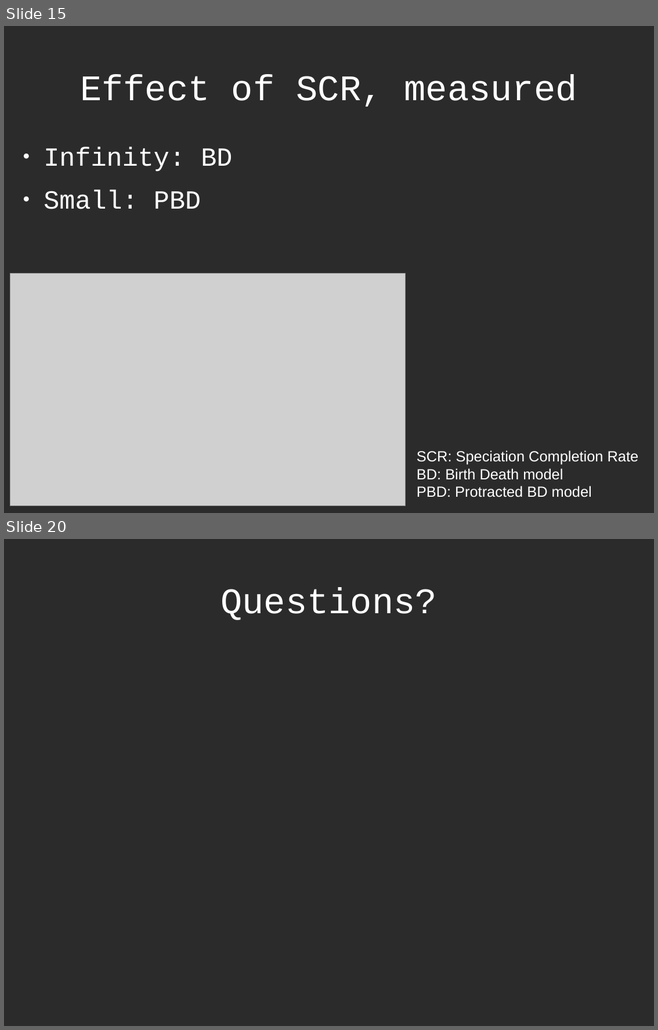
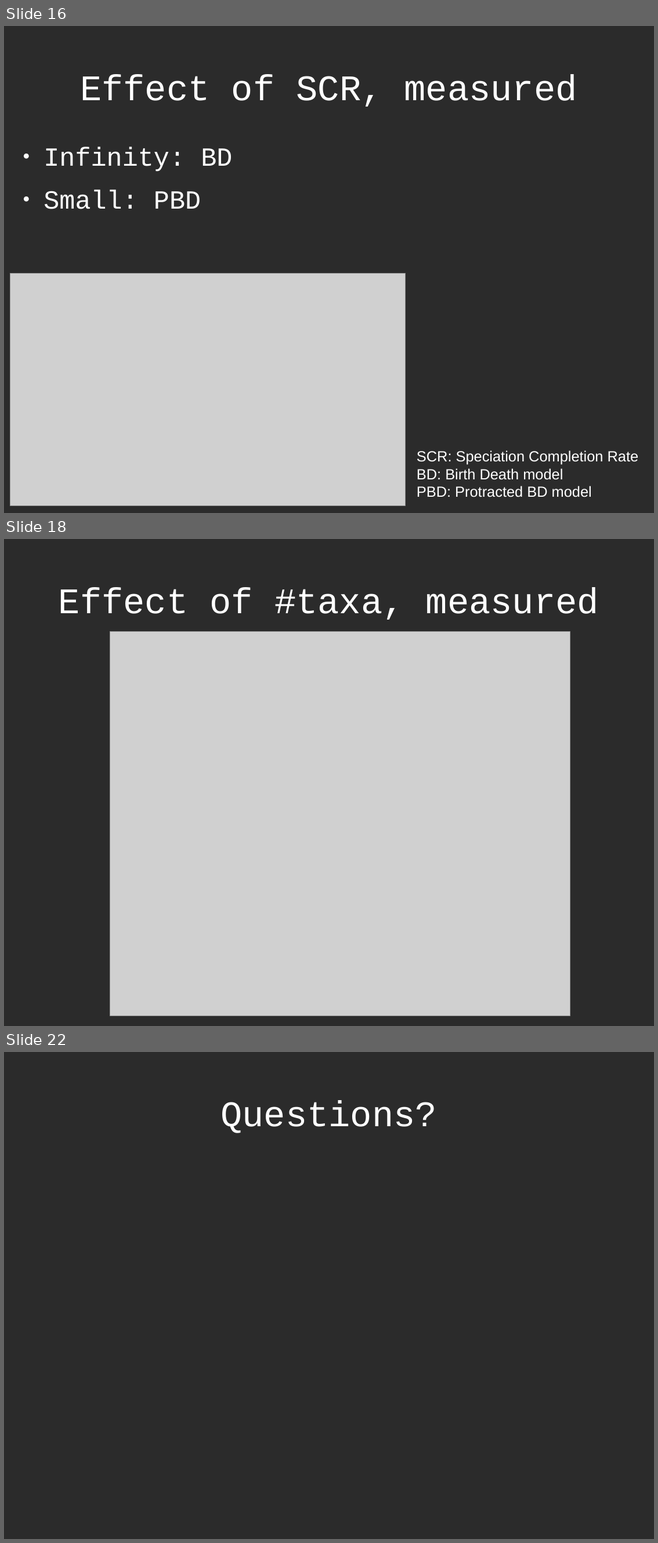
Before and after one commit to richelbilderbeek/Science, a slide deck: Bilderbeek20170213TresMeeting/20170213TresMeeting.odp. Shown one above the other, each under a label of ours: slides 15 and 20 before the commit, slides 16, 18 and 22 after it; the slides between them are not shown. The pictures are 658x1030 and 658x1543 pixels, drawn with LibreOffice and Linux fonts; fonts in the diff are those of the drawing; grey boxes stand for pictures; background and template pictures are left out; a plain dark background stands for a picture behind light text. Boxes give left, top, right and bottom in pixels: in the first picture for what was removed or moved away, otherwise in the second. Text is boxed around its words. In the diff, an @@ line names an element or a change of style, - is before the commit and + after.

```diff
--- a/Bilderbeek20170213TresMeeting/20170213TresMeeting.odp
+++ b/Bilderbeek20170213TresMeeting/20170213TresMeeting.odp
@@ slide 18 added at (4,539,654,1026), background picture (left out) @@
@@ title added at (59,588,598,620), 44 pt, text #FFFFFF @@
+Effect of #taxa, measured
@@ picture added at (110,632,570,1016) @@
@@ what was slide 15 is now slide 16 @@
@@ what was slide 20 is now slide 22 @@
```
Also in this commit, not shown: 4 slides changed, 4 other slides added, 2 slides removed, 5 other files.
